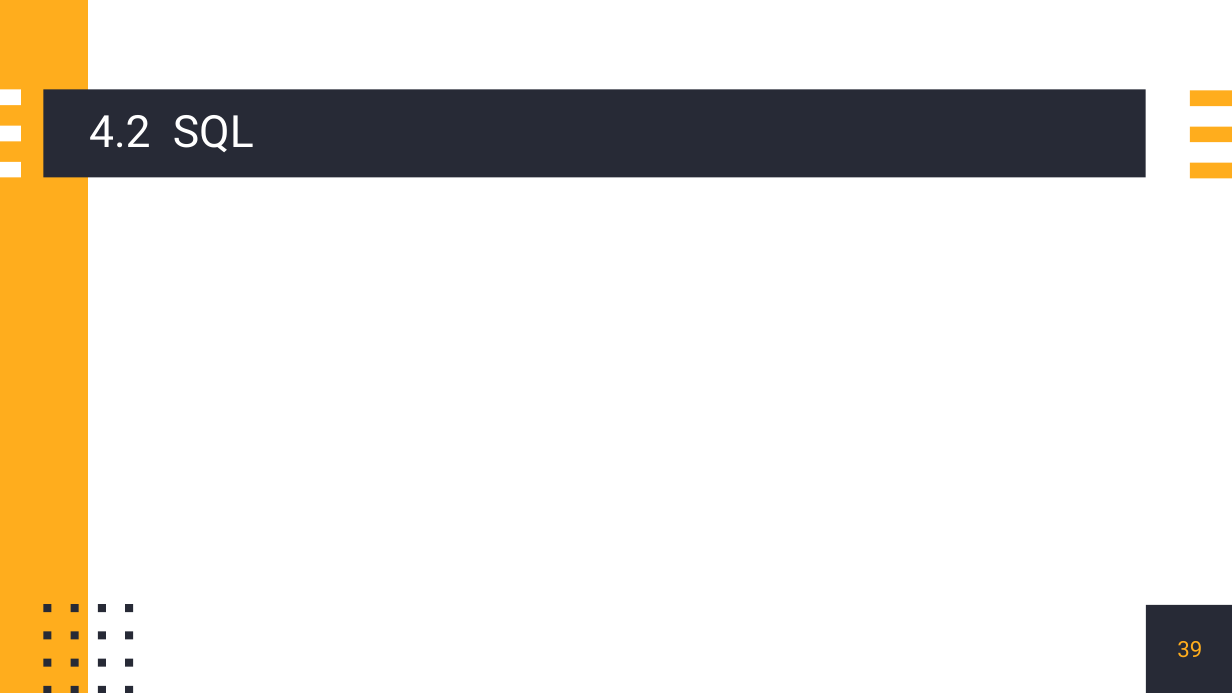
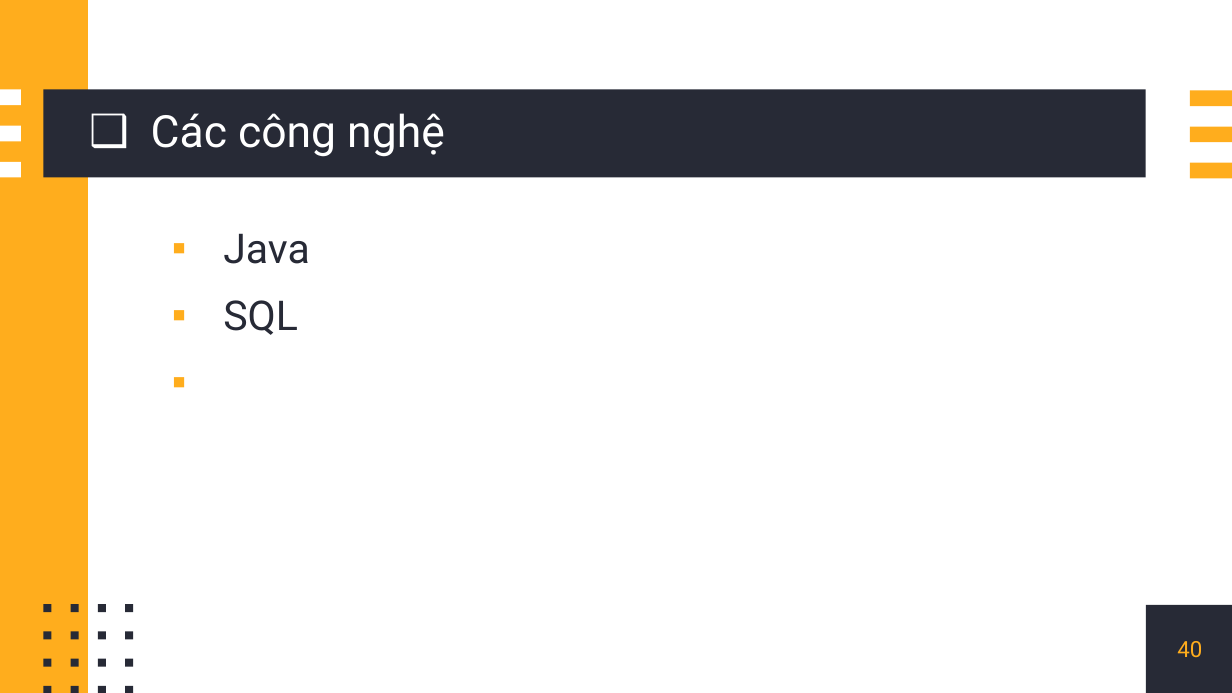
Before and after one commit to doitino/DoAn_CNPM_QuanLyGiangVien, a slide deck: slide 40 of nhom1.pptx (slide 39 before the commit). Drawn at 1232x693 pixels with LibreOffice and Linux fonts; fonts in the diff are those of the drawing. Boxes give left, top, right and bottom in pixels: in the first picture for what was removed or moved away, otherwise in the second. Text is boxed around its words. In the diff, an @@ line names an element or a change of style, - is before the commit and + after.

Commit message:
update slide

```diff
--- a/nhom1.pptx
+++ b/nhom1.pptx
@@ title at bbox=[151, 113, 445, 157]: text changed @@
-4.2 SQL
+❑ Các công nghệ
@@ text added at bbox=[223, 233, 310, 335], 24 pt, text #272A36 @@
+▪ Java
+▪ SQL
@@ page number at bbox=[1177, 641, 1202, 657]: text changed @@
-39
+40
```
Also in this commit, not shown: 2 other slides changed, 1 slide added, 2 slides removed.
